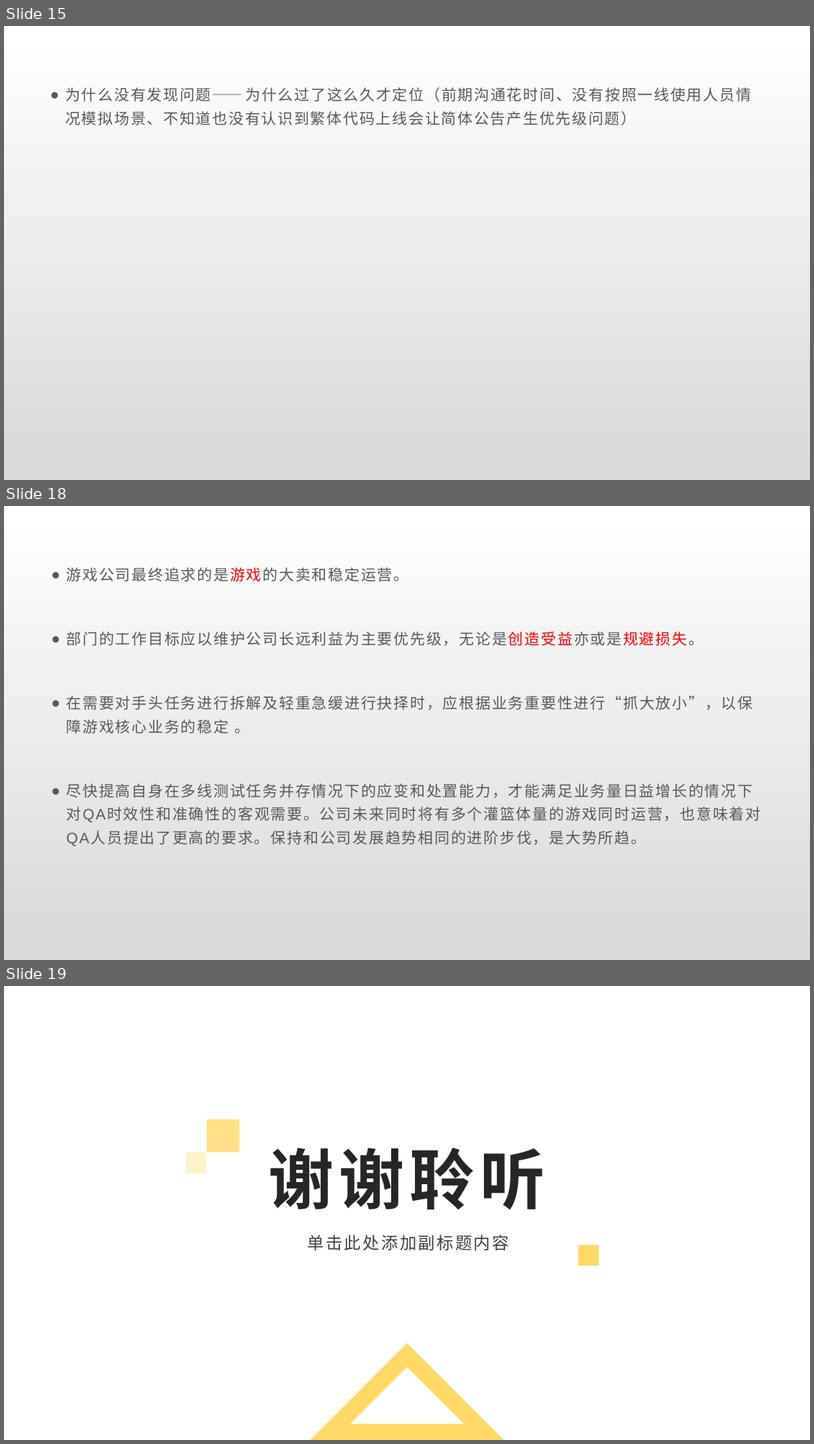
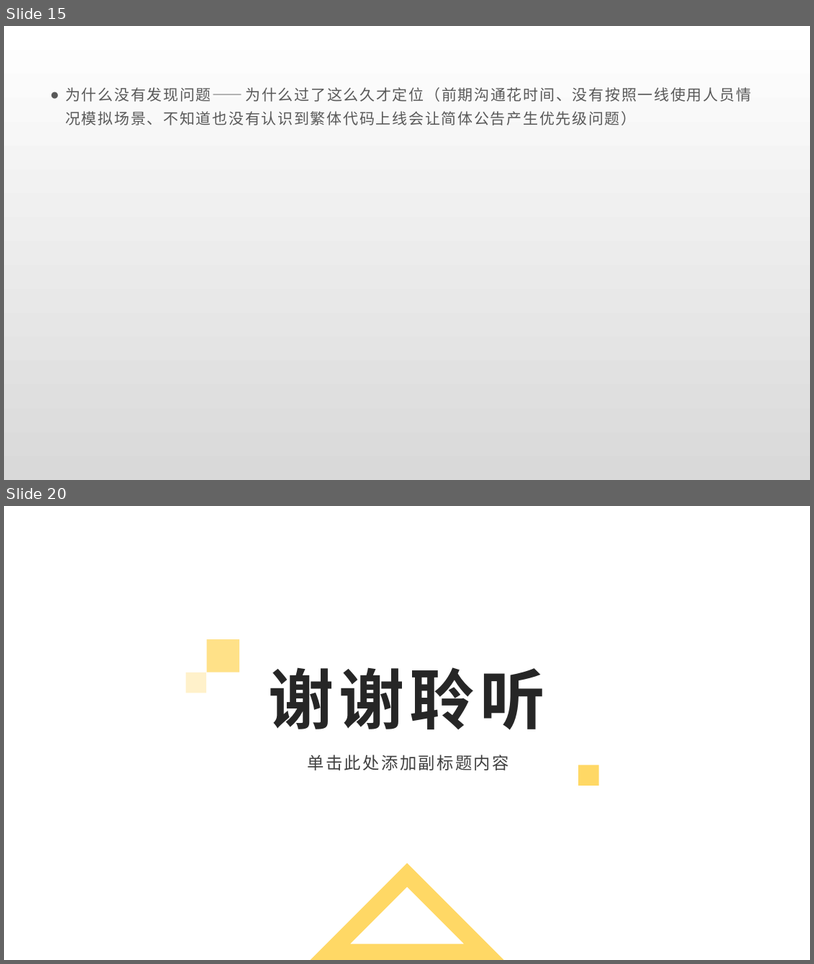
Before and after one commit to Rexixe1993/JavaScriptLesson, a slide deck: 全球版灌篮OBT复盘总结.pptx. Shown one above the other, each under a label of ours: slides 15, 18 and 19 before the commit, slides 15 and 20 after it; the slides between them are not shown. The pictures are 814x1444 and 814x964 pixels, drawn with LibreOffice and Linux fonts; fonts in the diff are those of the drawing; background and template pictures are left out. Boxes give left, top, right and bottom in pixels: in the first picture for what was removed or moved away, otherwise in the second. Text is boxed around its words. In the diff, an @@ line names an element or a change of style, - is before the commit and + after.

```diff
--- a/全球版灌篮OBT复盘总结.pptx
+++ b/全球版灌篮OBT复盘总结.pptx
@@ slide 18 removed at bbox=[4, 506, 810, 960], background gradient #FFFFFF to #D9D9D9 @@
@@ text removed at bbox=[67, 567, 761, 846] @@
-● 游戏公司最终追求的是游戏的大卖和稳定运营。
-● 部门的工作目标应以维护公司长远利益为主要优先级，无论是创造受益亦或是规避损失。
-● 在需要对手头任务进行拆解及轻重急缓进行抉择时，应根据业务重要性进行“抓大放小”，以保障游戏核心业务的稳定 。
-● 尽快提高自身在多线测试任务并存情况下的应变和处置能力，才能满足业务量日益增长的情况下对QA时效性和准确性的客观需要。公司未来同时将有多个灌篮体量的游戏同时运营，也意味着对QA人员提出了更高的要求。保持和公司发展趋势相同的进阶步伐，是大势所趋。
@@ what was slide 19 is now slide 20 @@
```
Also in this commit, not shown: 2 slides changed, 3 slides added, 1 other slide removed.
